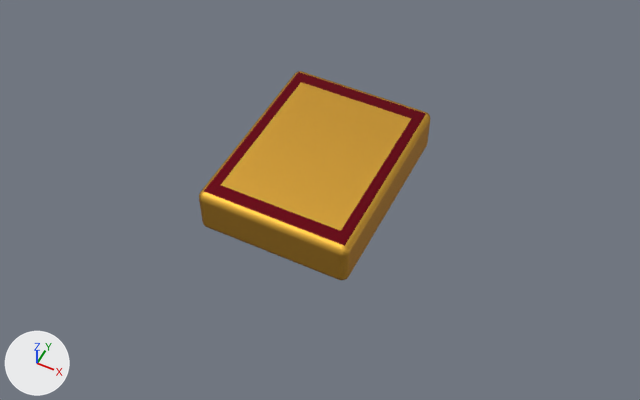
The Blender file assets/tiles/nine_rivers_tiles.blend: old version first, new version second.
The view is the same before and after, from a 50 mm lens placed at (1.12, -2.24, 2.61), pointed at (0.05, -0.09, -0.09). Arrows for +X, +Y and +Z are at lower left; the lights stay in place. The picture after the commit comes second.

The older version as bpy lines, for what is in view:
```python
ob_shard_07 = bpy.data.objects.new('Shard_07', me_cube_026)
ob_shard_07.location = (-0.6, 0.0, 0.0)
ob_shard_10 = bpy.data.objects.new('Shard_10', me_cube_029)
ob_shard_10.location = (0.6, 0.0, 0.0)
ob_shard_11 = bpy.data.objects.new('Shard_11', me_cube_030)
ob_shard_11.location = (1.0, 0.0, 0.0)
ob_shard_13 = bpy.data.objects.new('Shard_13', me_cube_032)
ob_shard_13.location = (-0.6, -0.4, 0.0)
ob_shard_15 = bpy.data.objects.new('Shard_15', me_cube_034)
ob_shard_15.location = (0.2, -0.4, 0.0)
ob_shard_16 = bpy.data.objects.new('Shard_16', me_cube_035)
ob_shard_16.location = (0.6, -0.4, 0.0)
ob_shard_17 = bpy.data.objects.new('Shard_17', me_cube_036)
ob_shard_17.location = (1.0, -0.4, 0.0)
ob_tile = bpy.data.objects.new('Tile', me_cube)
ob_tile.location = (0.0, 0.0, 0.0)
```
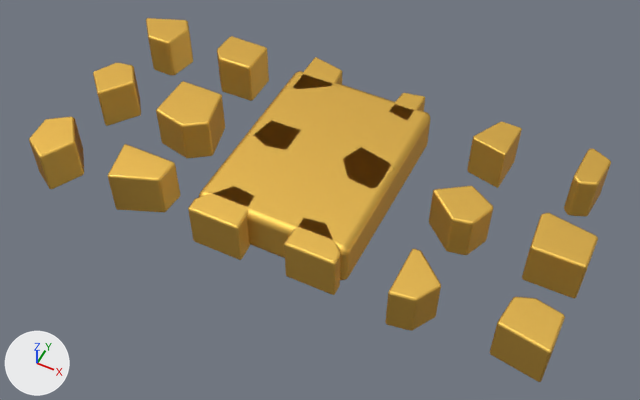
Pixel boxes [x1, y1, x2, y2] of what changed, in the pictures (640 x 400 px):
'Tile', surface changed (lighter)
    both: [199, 71, 430, 280]
'Shard_11', shown (orange)
    after: [522, 213, 598, 298]
'Shard_17', shown (orange)
    after: [490, 297, 565, 382]
'Shard_07', shown (orange)
    after: [156, 81, 225, 158]
'Shard_13', shown (orange)
    after: [108, 144, 180, 212]
'Shard_10', shown (orange)
    after: [429, 186, 493, 255]
'Shard_14', shown (orange)
    after: [188, 186, 254, 260]
'Shard_16', shown (orange)
    after: [385, 249, 441, 331]
'Shard_15', shown (orange)
    after: [284, 218, 341, 295]
'Shard_12', shown (orange)
    after: [29, 117, 84, 189]
'Shard_01', shown (orange)
    after: [217, 36, 269, 101]
'Shard_04', shown (orange)
    after: [467, 122, 522, 188]
'Shard_06', shown (orange)
    after: [93, 63, 141, 126]
'Shard_00', shown (orange)
    after: [146, 18, 193, 76]
'Shard_05', shown (orange)
    after: [564, 149, 611, 217]
'Shard_09', shown (brown)
    after: [343, 147, 395, 189]
'Shard_02', shown (orange)
    after: [293, 57, 342, 89]
'Shard_03', shown (orange)
    after: [389, 93, 425, 121]
'Shard_08', shown (brown)
    after: [255, 120, 301, 150]

The change, as a list of edits to the scene's bpy script:
```text
Change mat_nr_imperial_gold:
    remove # nodes: BsdfPrincipled, Bump, LayerWeight, Math x5, MixRGB, OutputMaterial, SeparateXYZ, TexCoord, TexNoise, ValToRGB x3
    remove # colours: light grey #c5c5c5, light grey #dadada, yellow #f2c14e, brown #8a4f18, black #000000, white #ffffff, dark red #7a1120
    nodes: BsdfPrincipled, Bump, LayerWeight, OutputMaterial, TexNoise, ValToRGB x2
    colours: light grey #c5c5c5, light grey #dadada, yellow #ffd76b, brown #a8701f
Change ob_shard_00:
    remove ob_shard_00.hide_render = True
Change ob_shard_01:
    remove ob_shard_01.hide_render = True
Change ob_shard_02:
    remove ob_shard_02.hide_render = True
Change ob_shard_03:
    remove ob_shard_03.hide_render = True
Change ob_shard_04:
    remove ob_shard_04.hide_render = True
Change ob_shard_05:
    remove ob_shard_05.hide_render = True
Change ob_shard_06:
    remove ob_shard_06.hide_render = True
Change ob_shard_07:
    remove ob_shard_07.hide_render = True
Change ob_shard_08:
    remove ob_shard_08.hide_render = True
Change ob_shard_09:
    remove ob_shard_09.hide_render = True
Change ob_shard_10:
    remove ob_shard_10.hide_render = True
Change ob_shard_11:
    remove ob_shard_11.hide_render = True
Change ob_shard_12:
    remove ob_shard_12.hide_render = True
Change ob_shard_13:
    remove ob_shard_13.hide_render = True
Change ob_shard_14:
    remove ob_shard_14.hide_render = True
Change ob_shard_15:
    remove ob_shard_15.hide_render = True
Change ob_shard_16:
    remove ob_shard_16.hide_render = True
Change ob_shard_17:
    remove ob_shard_17.hide_render = True
```
